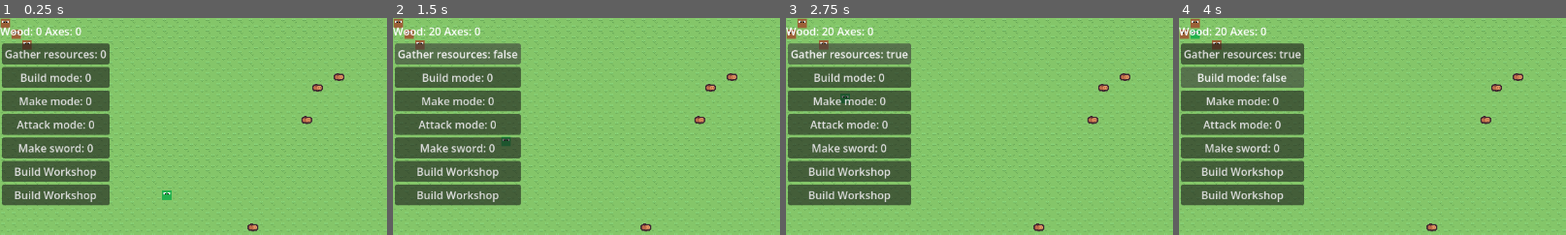
Above: before the commit, frames 1-4 (left to right).
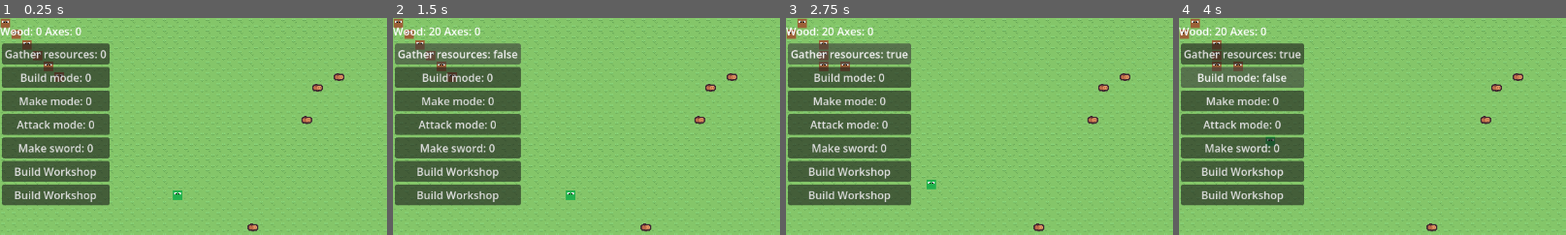
Above: after the commit, the same moments.

Repository: amandodaw/zd-prototype
Game: Godot game, scene res://scenes/world.tscn
Same seed, same stepped clock (60 frames per second), same inputs: the game is played once before the commit and once after it.
Inputs:
- Up to frame 1 (0.25 s): no input
- Up to frame 2 (1.5 s): click "Gather resources: 0" at 0.5 s; click "Gather resources: true" at 1.25 s
- Up to frame 3 (2.75 s): click "Gather resources: false" at 2 s
- Up to frame 4 (4 s): click "Build mode: 0" at 2.75 s; click "Build mode: true" at 3.5 s
The pictures show only the part of the screen within x 0-50%, y 0-50%; the shares and areas given below are measured in that part.

The runs differ from the first frame. In frame 1, 0.5% of the frame differs, in the area x 8-48%, y 15-84%; in frame 2, 0.5%; in frame 3, 0.5%, in the area x 8-39%, y 15-80%; in frame 4, 0.5%.

Commit message:
Añadido sistema de reservas en path_system. Cuando se crea un path se reserva el tile objetivo, y este se libera al reservar otro nuevo tile.

Diff:
--- a/scripts/components/actions/gather_action.gd
+++ b/scripts/components/actions/gather_action.gd
@@ -14,7 +14,7 @@
 		cancel_picking(entity)
 		return
 
-	if GridUtils.is_adjacent(position_comp.grid_pos, target_comp.target_pos):
+	if target_comp.target != null and GridUtils.is_adjacent(position_comp.grid_pos, target_comp.target_pos):
 		entity.elements_map.erase_cell(target_comp.target_pos)
 		city_comp.entities.erase(target_comp.target_pos)
 		city_comp.astar.set_point_solid(target_comp.target_pos, false)
--- a/scripts/components/city_component.gd
+++ b/scripts/components/city_component.gd
@@ -24,5 +24,6 @@
 var make_orders : Array[String] = []
 var entities : Dictionary = {}
 var living_entities : Dictionary[Vector2i, Entity] = {}
+var reserved_tiles : Dictionary[Vector2i, Entity] = {}
 
 var astar : AStarGrid2D
--- a/scripts/systems/path_system.gd
+++ b/scripts/systems/path_system.gd
@@ -20,26 +20,31 @@
 	var target_comp : TargetComponent = entity.get_component(TargetComponent)
 	var target : Entity = target_comp.target
 	var pos_comp : PositionComponent = entity.get_component(PositionComponent)
-	#var city_comp = entity.get_component(AIComponent).city_comp
+	var city_comp = entity.get_component(AIComponent).city_comp
 
 	if !astar.is_in_bounds(choosed_pos.x, choosed_pos.y):
 		fail_path(entity)
 		return
 
-	if astar.is_point_solid(target_comp.target_pos) or (target_comp.target != null and target_comp.target_pos == target_comp.target.get_component(PositionComponent).grid_pos):
+	if astar.is_point_solid(choosed_pos) or (target_comp.target != null and target_comp.target_pos == target_comp.target.get_component(PositionComponent).grid_pos) or city_comp.reserved_tiles.has(choosed_pos):
 		choosed_pos = choose_adjacent(entity)
 	if choosed_pos == GridUtils.INVALID:
+		fail_path(entity)
 		print("no path to take")
+
 		return
 
 	path_comp.path = astar.get_id_path(pos_comp.grid_pos, choosed_pos)
 	path_comp.needs_repath = false
+	clear_entity_reservation(entity, city_comp)
+	city_comp.reserved_tiles.set(choosed_pos, entity)
 	if path_comp.path.is_empty():
 		fail_path(entity)
 		return
 
 func choose_adjacent(entity : Entity) -> Vector2i:
 	var target : Vector2i = entity.get_component(TargetComponent).target_pos
+	var city_comp : CityComponent = entity.get_component(AIComponent).city_comp
 
 	var best_pos = GridUtils.INVALID
 	var best_dist = INF
@@ -56,6 +61,9 @@
 
 		# comprobar si es válida
 		if not is_cell_walkable(candidate):
+			continue
+
+		if city_comp.reserved_tiles.has(candidate):
 			continue
 
 		# distancia desde el humano
@@ -79,3 +87,8 @@
 	path_comp.path.clear()
 	path_comp.needs_repath = false
 	plan_comp.needs_replan = true
+
+func clear_entity_reservation(entity, city_comp):
+	for cell in city_comp.reserved_tiles.keys():
+		if city_comp.reserved_tiles[cell] == entity:
+			city_comp.reserved_tiles.erase(cell)
--- a/scripts/world.gd
+++ b/scripts/world.gd
@@ -45,7 +45,7 @@
 	ui.city_comp = city_comp
 	ui.entities = entities
 	ui.elements_map = elements_map
-	for i in range(2+1):
+	for i in range(6):
 
 		spawn_human(Vector2(i*GridUtils.TILE_SIZE, i*GridUtils.TILE_SIZE))
 
